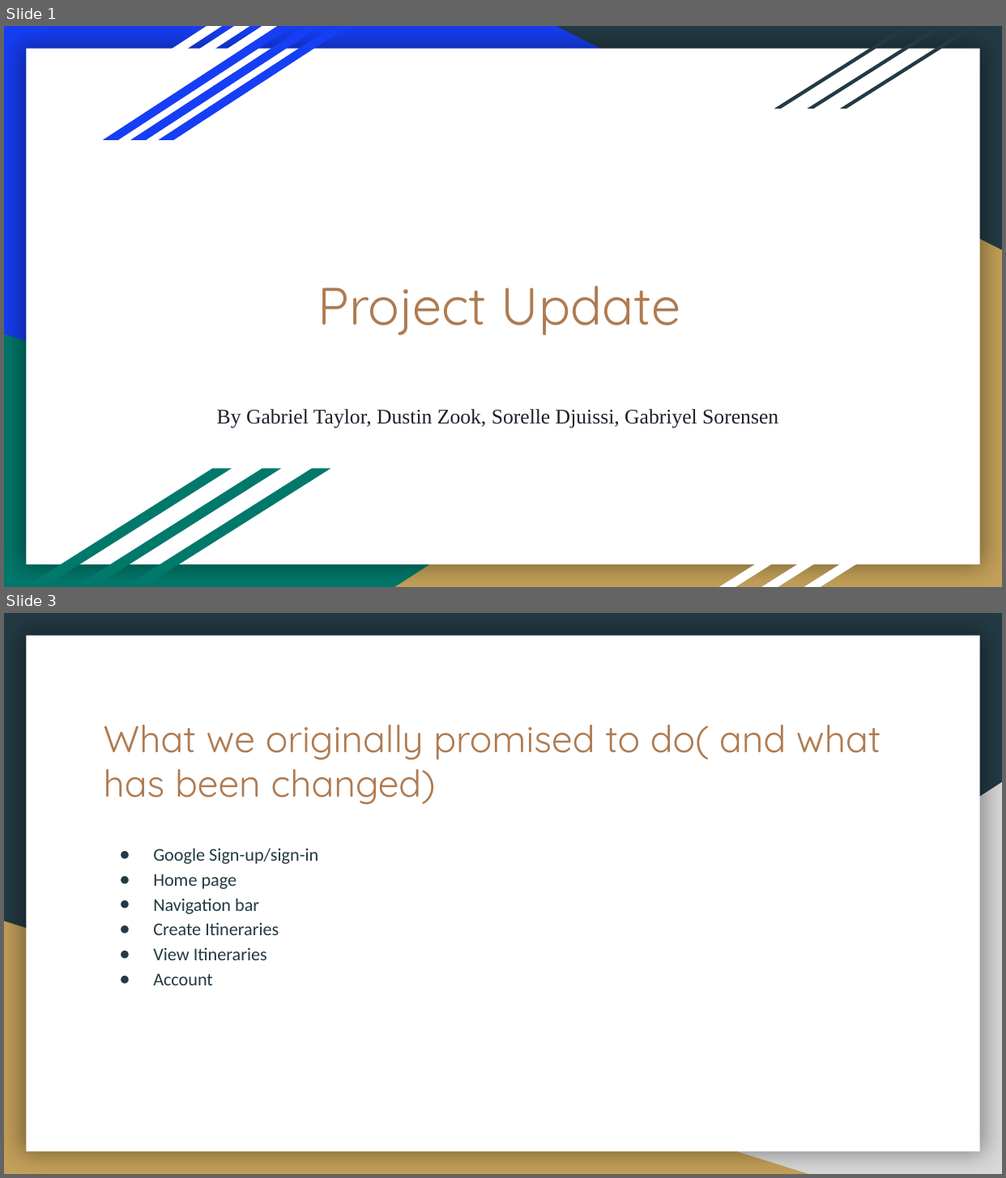
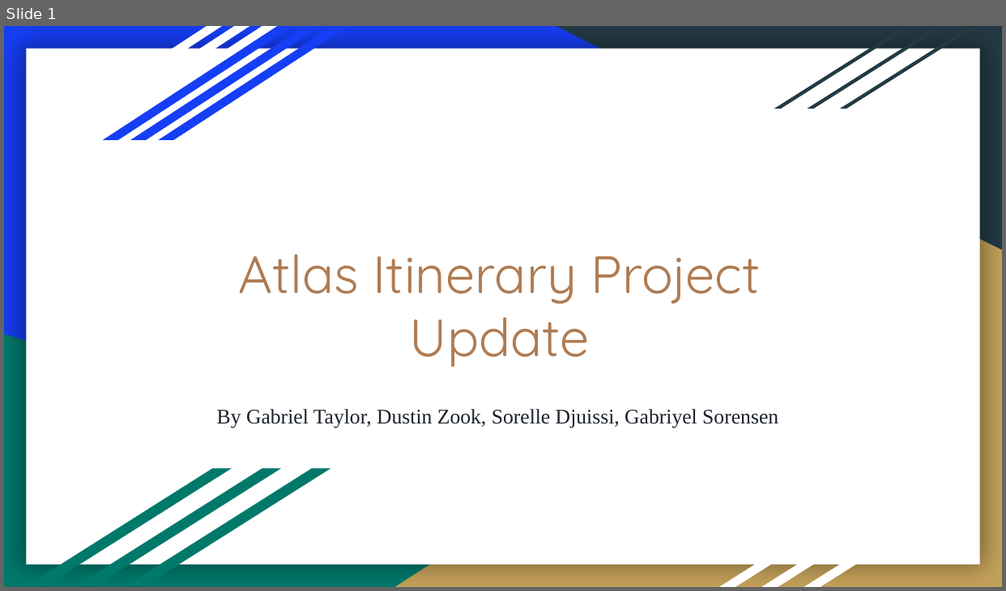
Before and after one commit to DustinWZook/Atlas-Itinerary, a slide deck: Documents/Progress Update/Project Update.pptx. Shown one above the other, each under a label of ours: slides 1 and 3 before the commit, slide 1 after it; the slides between them are not shown. The pictures are 1006x1178 and 1006x591 pixels, drawn with LibreOffice and Linux fonts; fonts in the diff are those of the drawing. Boxes give left, top, right and bottom in pixels: in the first picture for what was removed or moved away, otherwise in the second. Text is boxed around its words. In the diff, an @@ line names an element or a change of style, - is before the commit and + after.

```diff
--- a/Documents/Progress Update/Project Update.pptx
+++ b/Documents/Progress Update/Project Update.pptx
@@ slide 3 removed at (4,613,1002,1174), background #233A44; not listed: 1 template element that a slide beside it also shows @@
@@ title removed at (104,725,881,805) @@
-What we originally promised to do( and what has been changed)
@@ right triangle removed at (395,782,1002,1174) @@
@@ text removed at (153,848,318,986) @@
-● Google Sign-up/sign-in
-● Home page
-● Navigation bar
-● Create Itineraries
-● View Itineraries
-● Account
@@ right triangle removed at (4,922,808,1174) @@
@@ slide 1 changed as well @@
@@ title at (239,254,760,367): text changed @@
-Project Update
+Atlas Itinerary Project Update
```
Also in this commit, not shown: 1 other slide changed, 17 slides added, 7 other slides removed, 1 other file.
